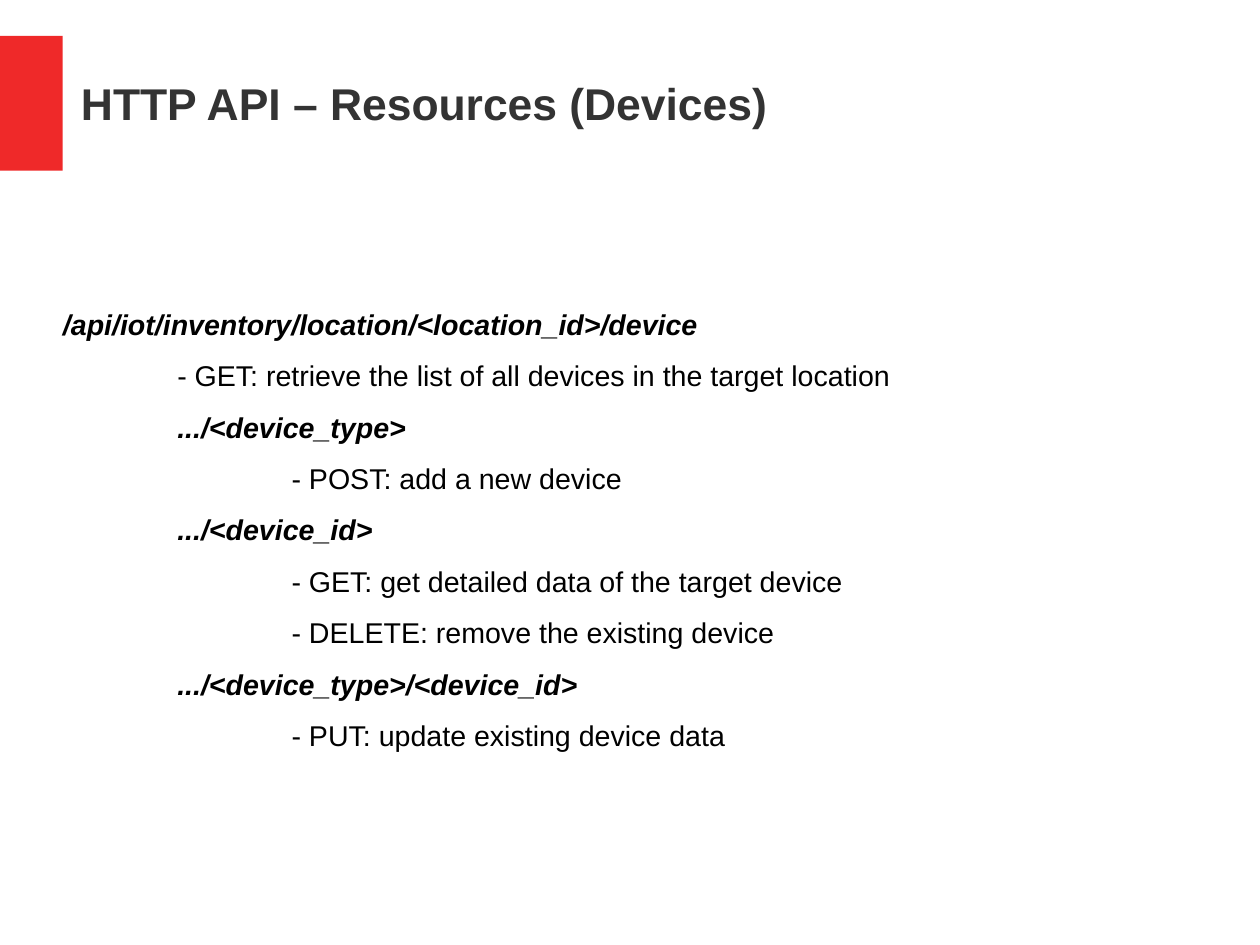
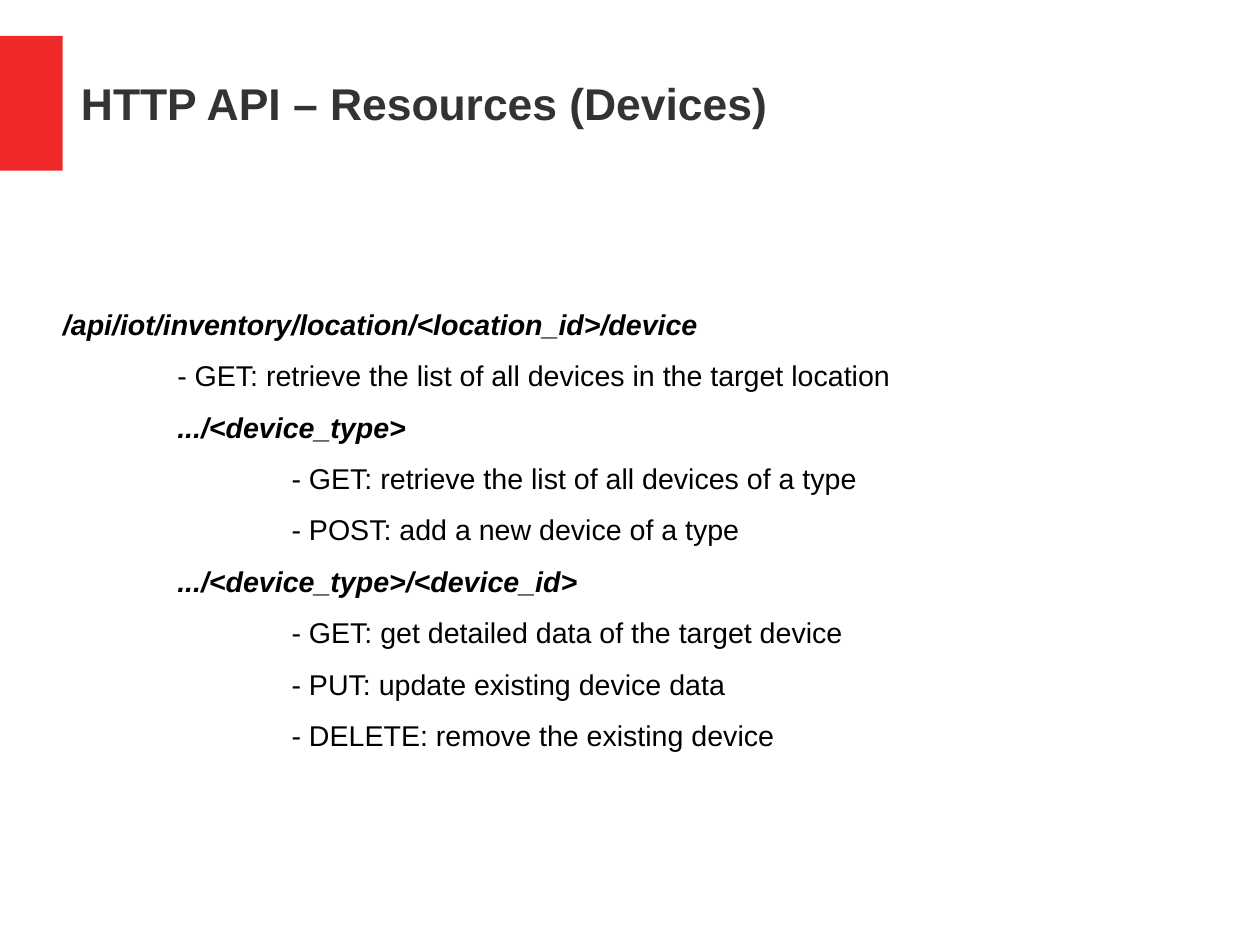
Before and after one commit to MatteoSpaggiari/smartHome, a slide deck: slide 9 of presentazione.odp. Drawn at 1260x945 pixels with LibreOffice and Linux fonts; fonts in the diff are those of the drawing. Boxes give left, top, right and bottom in pixels: in the first picture for what was removed or moved away, otherwise in the second. Text is boxed around its words. In the diff, an @@ line names an element or a change of style, - is before the commit and + after.

```diff
--- a/presentazione.odp
+++ b/presentazione.odp
@@ subtitle at [177, 468, 856, 597]: text changed @@
-- POST: add a new device
-.../<device_id>
+- GET: retrieve the list of all devices of a type
+- POST: add a new device of a type
+.../<device_type>/<device_id>
@@ subtitle at [177, 674, 725, 752]: paragraphs removed @@
-.../<device_type>/<device_id>
-- PUT: update existing device data
@@ subtitle at [309, 674, 725, 700]: paragraph added @@
+- PUT: update existing device data
```
Also in this commit, not shown: 2 other slides changed, 1 slide added, 36 other files.
